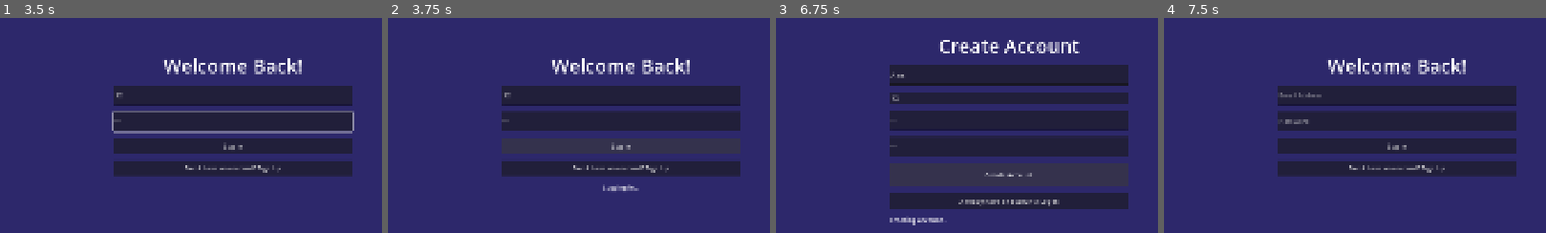
Above: before the commit, frames 1-4 (left to right).
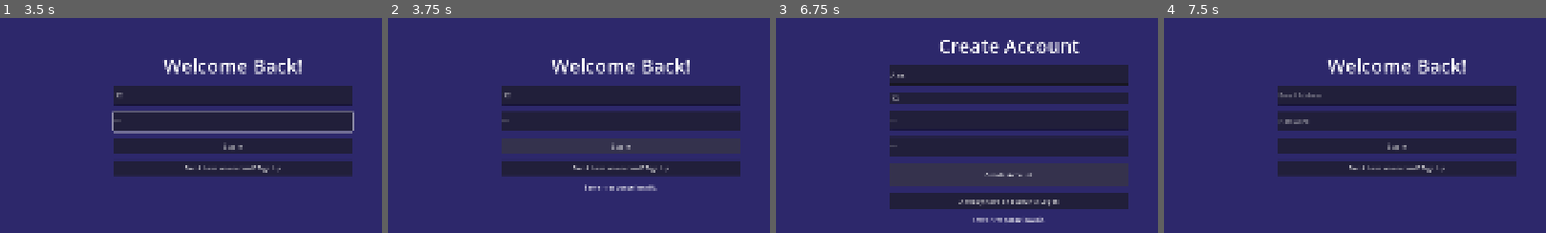
Above: after the commit, the same moments.

Repository: zahid-uitm/PyQuest
Game: Godot game, scene res://scenes/ui/Splash.tscn
Two runs of this game, one before a commit and one after it. Both use one fixed random seed, a clock stepped at 60 frames per second and the inputs below.
Inputs (mouse positions are % of the whole screen's width and height, from its top left):
- Up to frame 1 (3.5 s): click (50, 37) at 2.77 s; type "12" at 2.85 s; click (50, 43) at 3 s; type "12" at 3.08 s
- Up to frame 2 (3.75 s): click "Log In" at 3.5 s
- Up to frame 3 (6.75 s): click "Don't have an account? Sign Up" at 4.25 s; click (50, 32) at 5.02 s; type "Alex" at 5.1 s; click (50, 37) at 5.25 s; type "12" at 5.33 s; click (50, 43) at 5.48 s; type "12" at 5.57 s; click (50, 49) at 5.77 s; type "12" at 5.85 s; click "Create Account" at 6.5 s
- Up to frame 4 (7.5 s): click "Already have an account? Log …" at 7.25 s
The pictures show only the part of the screen within x 20-70%, y 19-69%; the shares and areas given below are measured in that part.

Frame 1 is identical in both runs. In frame 2, 0.3% of the frame differs, in the area x 51-71%, y 77-81%; in frame 3, 0.6%, in the area x 29-70%, y 92-97%; in frame 4, nothing differs.
Error before the commit: Invalid call. Nonexistent function 'get' in base 'Nil'. (res://scripts/core/FirebaseManager.gd:90)

Commit message:
milestone 1: login and sign up goes to menu functionality done

Diff:
--- a/scenes/ui/MainMenu.tscn
+++ b/scenes/ui/MainMenu.tscn
@@ -1,4 +1,6 @@
 [gd_scene format=3 uid="uid://c1y452nkvc4ll"]
+
+[ext_resource type="Script" uid="uid://dj5ur8oq7g71t" path="res://scripts/ui/MainMenuUI.gd" id="1_vjtqc"]
 
 [node name="MainMenu" type="Control" unique_id=1068777223]
 layout_mode = 3
@@ -7,3 +9,78 @@
 anchor_bottom = 1.0
 grow_horizontal = 2
 grow_vertical = 2
+script = ExtResource("1_vjtqc")
+
+[node name="Background" type="ColorRect" parent="." unique_id=2102219259]
+layout_mode = 1
+anchors_preset = 15
+anchor_right = 1.0
+anchor_bottom = 1.0
+grow_horizontal = 2
+grow_vertical = 2
+color = Color(0.11764706, 0.105882354, 0.18039216, 1)
+
+[node name="Header" type="HBoxContainer" parent="." unique_id=1045436577]
+custom_minimum_size = Vector2(0, 30)
+layout_mode = 1
+anchors_preset = 10
+anchor_right = 1.0
+offset_bottom = 27.0
+grow_horizontal = 2
+theme_override_constants/separation = 30
+
+[node name="UserNameLabel" type="Label" parent="Header" unique_id=503816289]
+layout_mode = 2
+size_flags_horizontal = 3
+theme_override_font_sizes/font_size = 28
+text = "Welcome back, [Player]!"
+
+[node name="LevelLabel" type="Label" parent="Header" unique_id=2016518429]
+layout_mode = 2
+theme_override_font_sizes/font_size = 24
+text = "Level [1]"
+
+[node name="XPProgressBar" type="ProgressBar" parent="Header" unique_id=112068469]
+custom_minimum_size = Vector2(250, 30)
+layout_mode = 2
+
+[node name="MainContainer" type="VBoxContainer" parent="." unique_id=1850255602]
+custom_minimum_size = Vector2(500, 400)
+layout_mode = 1
+anchors_preset = 8
+anchor_left = 0.5
+anchor_top = 0.5
+anchor_right = 0.5
+anchor_bottom = 0.5
+offset_left = -20.0
+offset_top = -37.0
+offset_right = 20.0
+offset_bottom = 37.0
+grow_horizontal = 2
+grow_vertical = 2
+theme_override_constants/separation = 20
+
+[node name="TitleLable" type="Label" parent="MainContainer" unique_id=1424442261]
+layout_mode = 2
+theme_override_font_sizes/font_size = 64
+text = "PyQuest"
+horizontal_alignment = 1
+
+[node name="ContinueQuestButton" type="Button" parent="MainContainer" unique_id=1619360059]
+custom_minimum_size = Vector2(0, 60)
+layout_mode = 2
+text = "Continue Quest"
+
+[node name="LevelSelectButton" type="Button" parent="MainContainer" unique_id=1714170800]
+custom_minimum_size = Vector2(0, 60)
+layout_mode = 2
+text = "Level Select"
+
+[node name="LogoutButton" type="Button" parent="MainContainer" unique_id=250446173]
+custom_minimum_size = Vector2(0, 50)
+layout_mode = 2
+text = "Log Out"
+
+[connection signal="pressed" from="MainContainer/ContinueQuestButton" to="." method="_on_continue_quest_button_pressed"]
+[connection signal="pressed" from="MainContainer/LevelSelectButton" to="." method="_on_level_select_button_pressed"]
+[connection signal="pressed" from="MainContainer/LogoutButton" to="." method="_on_logout_button_pressed"]
--- a/scenes/ui/SignUp.tscn
+++ b/scenes/ui/SignUp.tscn
@@ -76,6 +76,7 @@
 
 [node name="StatusLabel" type="Label" parent="FormContainer" unique_id=738996443]
 layout_mode = 2
+horizontal_alignment = 1
 
 [connection signal="pressed" from="FormContainer/SubmitButton" to="." method="_on_submit_button_pressed"]
 [connection signal="pressed" from="FormContainer/SwitchModeButton" to="." method="_on_switch_mode_button_pressed"]
--- a/scripts/core/FirebaseManager.gd
+++ b/scripts/core/FirebaseManager.gd
@@ -6,7 +6,7 @@
 signal db_write_complete(success: bool)
 
 const API_KEY: String = "AIzaSyAefjAz8cKAfSJPRVhf-IKctdl1csVit1M"
-const DB_URL: String = "https://pyquest-fyp-default-rtdb.firebaseio.com"
+const DB_URL: String = "https://pyquest-8ad56-default-rtdb.asia-southeast1.firebasedatabase.app"
 
 const AUTH_SIGNUP_URL = "https://identitytoolkit.googleapis.com/v1/accounts:signUp?key="
 const AUTH_LOGIN_URL = "https://identitytoolkit.googleapis.com/v1/accounts:signInWithPassword?key="
@@ -53,6 +53,7 @@
 func logout() -> void:
 	current_user_id = ""
 	id_token = ""
+	SaveManager.user_profile = {}
 
 func write_player_profile(profile_data: Dictionary) -> void:
 	if not is_authenticated():
@@ -61,20 +62,34 @@
 
 	var url = "%s/users/%s.json?auth=%s" % [DB_URL, current_user_id, id_token]
 	var headers = ["Content-Type: application/json"]
+	http_db.set_meta("action", "write_profile")
 	http_db.request(url, headers, HTTPClient.METHOD_PUT, JSON.stringify(profile_data))
 
+func fetch_player_profile() -> void:
+	if not is_authenticated():
+		push_error("Cannot read DB without authentication.")
+		return
+
+	var url = "%s/users/%s.json?auth=%s" % [DB_URL, current_user_id, id_token]
+	http_db.set_meta("action", "read_profile")
+	http_db.request(url, [], HTTPClient.METHOD_GET)
+
 func _on_auth_request_completed(_result: int, response_code: int, _headers: PackedStringArray, body: PackedByteArray) -> void:
-	var json = JSON.new()
-	json.parse(body.get_string_from_utf8())
-	var response = json.get_data()
+	var response_text = body.get_string_from_utf8()
+	var response = JSON.parse_string(response_text)
+
+	if typeof(response) != TYPE_DICTIONARY:
+		auth_failed.emit("Server response invalid.")
+		return
 
 	if response_code == 200:
-		current_user_id = response["localId"]
-		id_token = response["idToken"]
+		current_user_id = response.get("localId", "")
+		id_token = response.get("idToken", "")
 
-		var action = http_auth.get_meta("action")
+		var action = http_auth.get_meta("action") if http_auth.has_meta("action") else ""
+
 		if action == "signup":
-			var full_name = http_auth.get_meta("full_name")
+			var full_name = http_auth.get_meta("full_name") if http_auth.has_meta("full_name") else "Player"
 			var initial_profile = {
 				"full_name": full_name,
 				"player_level": 1,
@@ -84,11 +99,76 @@
 			}
 			SaveManager.user_profile = initial_profile
 			write_player_profile(initial_profile)
+			auth_success.emit(response)
+		elif action == "login":
+			# Fetch profile data from RTDB after successful authentication
+			fetch_player_profile()
 
-		auth_success.emit(response)
+		# Clean up metadata
+		if http_auth.has_meta("action"): http_auth.remove_meta("action")
+		if http_auth.has_meta("full_name"): http_auth.remove_meta("full_name")
 	else:
-		var err_message = response.get("error", {}).get("message", "Authentication Failed")
-		auth_failed.emit(err_message)
+		var raw_error = response.get("error", {}).get("message", "AUTH_FAILED")
+		auth_failed.emit(_clean_error_message(raw_error))
 
-func _on_db_request_completed(_result: int, response_code: int, _headers: PackedStringArray, _body: PackedByteArray) -> void:
-	db_write_complete.emit(response_code == 200)
+func _on_db_request_completed(_result: int, response_code: int, _headers: PackedStringArray, body: PackedByteArray) -> void:
+	var db_action = http_db.get_meta("action") if http_db.has_meta("action") else ""
+	var response_text = body.get_string_from_utf8()
+
+	if db_action == "read_profile":
+		print("DB Read Response Code: ", response_code)
+		print("DB Read Body: ", response_text)
+
+		if response_code == 200:
+			var profile = JSON.parse_string(response_text)
+
+			if typeof(profile) == TYPE_DICTIONARY:
+				SaveManager.user_profile = profile
+				auth_success.emit({"user_id": current_user_id})
+			elif profile == null:
+				# Profile doesn't exist in DB yet (e.g. account created during earlier failed test)
+				# Auto-generate initial profile
+				var default_profile = {
+					"full_name": "Player",
+					"player_level": 1,
+					"xp": 0,
+					"unlocked_level": 1,
+					"hint_tokens": 5
+				}
+				SaveManager.user_profile = default_profile
+				write_player_profile(default_profile)
+				auth_success.emit({"user_id": current_user_id})
+			else:
+				auth_failed.emit("Failed to load user profile from database.")
+		else:
+			auth_failed.emit("Failed to load user profile (HTTP %d)." % response_code)
+	else:
+		db_write_complete.emit(response_code == 200)
+
+	if http_db.has_meta("action"): http_db.remove_meta("action")
+
+	if db_action == "read_profile":
+		if response_code == 200:
+			var profile = JSON.parse_string(body.get_string_from_utf8())
+			if typeof(profile) == TYPE_DICTIONARY:
+				SaveManager.user_profile = profile
+			auth_success.emit({"user_id": current_user_id})
+		else:
+			auth_failed.emit("Failed to load user profile from database.")
+	else:
+		db_write_complete.emit(response_code == 200)
+
+	if http_db.has_meta("action"): http_db.remove_meta("action")
+
+func _clean_error_message(raw_msg: String) -> String:
+	if "EMAIL_EXISTS" in raw_msg:
+		return "An account with this email already exists."
+	elif "INVALID_EMAIL" in raw_msg:
+		return "Please enter a valid email address."
+	elif "WEAK_PASSWORD" in raw_msg:
+		return "Password must be at least 6 characters."
+	elif "INVALID_LOGIN_CREDENTIALS" in raw_msg or "INVALID_PASSWORD" in raw_msg or "EMAIL_NOT_FOUND" in raw_msg:
+		return "Invalid email or password."
+	elif "USER_DISABLED" in raw_msg:
+		return "This account has been disabled."
+	return "Authentication Error: " + raw_msg
--- a/scripts/core/SaveManager.gd
+++ b/scripts/core/SaveManager.gd
@@ -1,11 +1,38 @@
+# res://scripts/core/SaveManager.gd
 extends Node
 
+# Active player profile dictionary used globally across the game
+var user_profile: Dictionary = {
+	"full_name": "",
+	"player_level": 1,
+	"xp": 0,
+	"unlocked_level": 1,
+	"hint_tokens": 5
+}
 
-# Called when the node enters the scene tree for the first time.
-func _ready() -> void:
-	pass # Replace with function body.
+const SAVE_PATH: String = "user://save_data.json"
 
+# Saves user profile data locally on the device (for offline cache)
+func save_local_profile() -> void:
+	var file = FileAccess.open(SAVE_PATH, FileAccess.WRITE)
+	if file:
+		file.store_string(JSON.stringify(user_profile))
+		file.close()
 
-# Called every frame. 'delta' is the elapsed time since the previous frame.
-func _process(_delta: float) -> void:
-	pass
+# Loads user profile data from local storage
+func load_local_profile() -> void:
+	if not FileAccess.file_exists(SAVE_PATH):
+		return
+	var file = FileAccess.open(SAVE_PATH, FileAccess.READ)
+	if file:
+		var content = file.get_as_text()
+		file.close()
+		var data = JSON.parse_string(content)
+		if typeof(data) == TYPE_DICTIONARY:
+			user_profile = data
+
+# Clears local cache on logout
+func clear_profile() -> void:
+	user_profile = {}
+	if FileAccess.file_exists(SAVE_PATH):
+		DirAccess.remove_absolute(SAVE_PATH)
--- a/scripts/ui/AuthUI.gd
+++ b/scripts/ui/AuthUI.gd
@@ -5,8 +5,8 @@
 
 @onready var email_input: LineEdit = $FormContainer/EmailInput
 @onready var password_input: LineEdit = $FormContainer/PasswordInput
-@onready var full_name_input: LineEdit = $FormContainer/FullNameInput # Only in SignUp scene[cite: 56]
-@onready var confirm_password_input: LineEdit = $FormContainer/ConfirmPasswordInput # Only in SignUp scene[cite: 56]
+@onready var full_name_input: LineEdit = get_node_or_null("FormContainer/FullNameInput")
+@onready var confirm_password_input: LineEdit = get_node_or_null("FormContainer/ConfirmPasswordInput")
 @onready var status_label: Label = $FormContainer/StatusLabel
 
 func _ready() -> void:
@@ -14,36 +14,38 @@
 	FirebaseManager.auth_failed.connect(_on_auth_failed)
 
 func _on_submit_button_pressed() -> void:
-	var email = email_input.text.strip_edges()
-	var password = password_input.text.strip_edges()
+	var email: String = email_input.text.strip_edges()
+	var password: String = password_input.text.strip_edges()
 
 	if email.is_empty() or password.is_empty():
 		status_label.text = "Please fill in all fields."
 		return
 
 	if is_signup_screen:
-		var confirm_pwd = confirm_password_input.text.strip_edges()
+		var full_name: String = full_name_input.text.strip_edges()
+		var confirm_pwd: String = confirm_password_input.text.strip_edges()
+
+		if full_name.is_empty():
+			status_label.text = "Please enter your full name."
+			return
+
 		if password != confirm_pwd:
 			status_label.text = "Passwords do not match."
 			return
+
 		status_label.text = "Creating account..."
-		FirebaseManager.signup_user(email, password, full_name_input.text)
+		FirebaseManager.signup_user(email, password, full_name)
 	else:
 		status_label.text = "Logging in..."
 		FirebaseManager.login_user(email, password)
 
 func _on_auth_success(_user_data: Dictionary) -> void:
+	status_label.text = "Success! Loading..."
+	await get_tree().create_timer(0.5).timeout
 	SceneManager.change_scene(SceneManager.MAIN_MENU)
 
 func _on_auth_failed(error_msg: String) -> void:
-	status_label.text = "Error: " + error_msg
-
-func _on_switch_auth_mode_pressed() -> void:
-	if is_signup_screen:
-		SceneManager.change_scene(SceneManager.LOGIN)
-	else:
-		SceneManager.change_scene(SceneManager.SIGN_UP)
-
+	status_label.text = error_msg
 
 func _on_switch_mode_button_pressed() -> void:
 	if is_signup_screen:
--- a/scripts/ui/MainMenuUI.gd
+++ b/scripts/ui/MainMenuUI.gd
@@ -9,20 +9,21 @@
 	update_dashboard()
 
 func update_dashboard() -> void:
-	var profile = SaveManager.user_profile
-	user_name_label.text = "Welcome back, %s!" % profile.get("full_name", "Alex")[cite: 57]
-	level_label.text = "Level %d" % profile.get("player_level", 1)[cite: 57]
+	var profile: Dictionary = SaveManager.user_profile
 
-	var current_xp = profile.get("xp", 0)[cite: 57]
+	user_name_label.text = "Welcome back, %s!" % profile.get("full_name", "Player")
+	level_label.text = "Level %d" % int(profile.get("player_level", 1))
+
+	var current_xp: int = int(profile.get("xp", 0))
 	xp_progress_bar.value = current_xp % 500
 	xp_progress_bar.max_value = 500
 
-func _on_continue_quest_pressed() -> void:
+func _on_continue_quest_button_pressed() -> void:
 	SceneManager.change_scene(SceneManager.LEVEL_SELECT)
 
-func _on_level_select_pressed() -> void:
+func _on_level_select_button_pressed() -> void:
 	SceneManager.change_scene(SceneManager.LEVEL_SELECT)
 
-func _on_logout_pressed() -> void:
+func _on_logout_button_pressed() -> void:
 	FirebaseManager.logout()
 	SceneManager.change_scene(SceneManager.LOGIN)
